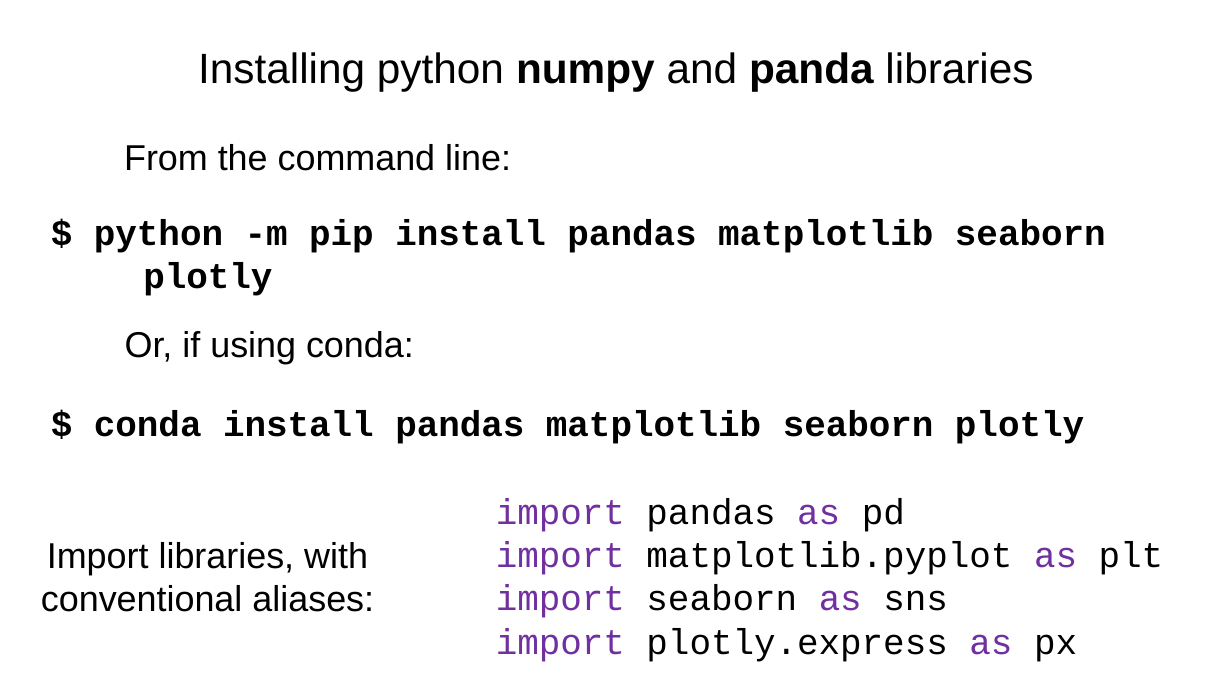
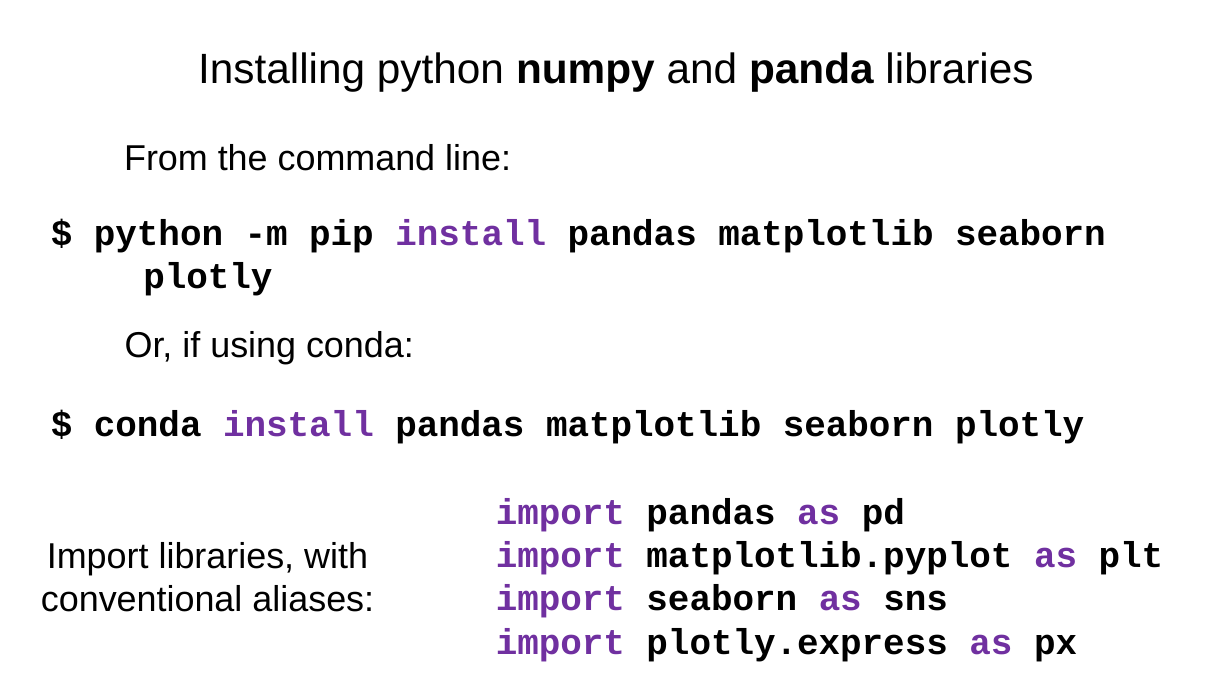
Before and after one commit to tparchman/F26_BIOL792, a slide deck: slide 4 of week12_python_pandasII/python12_pandas.pptx. Drawn at 1232x693 pixels with LibreOffice and Linux fonts; fonts in the diff are those of the drawing. Boxes give left, top, right and bottom in pixels: in the first picture for what was removed or moved away, otherwise in the second. Text is boxed around its words. In the diff, an @@ line names an element or a change of style, - is before the commit and + after.

```diff
--- a/week12_python_pandasII/python12_pandas.pptx
+++ b/week12_python_pandasII/python12_pandas.pptx
@@ text "$ python -m pip install ..." at (94, 220, 1106, 296): text colour #000000 to #7030A0 in "install" @@
@@ text "$ conda install pandas matplotlib ..." at (94, 411, 1084, 444): text colour #000000 to #7030A0 in "install" @@
@@ text "import pandas as pd" at (496, 499, 1164, 662): bold on @@
```
Also in this commit, not shown: 3 other files.
